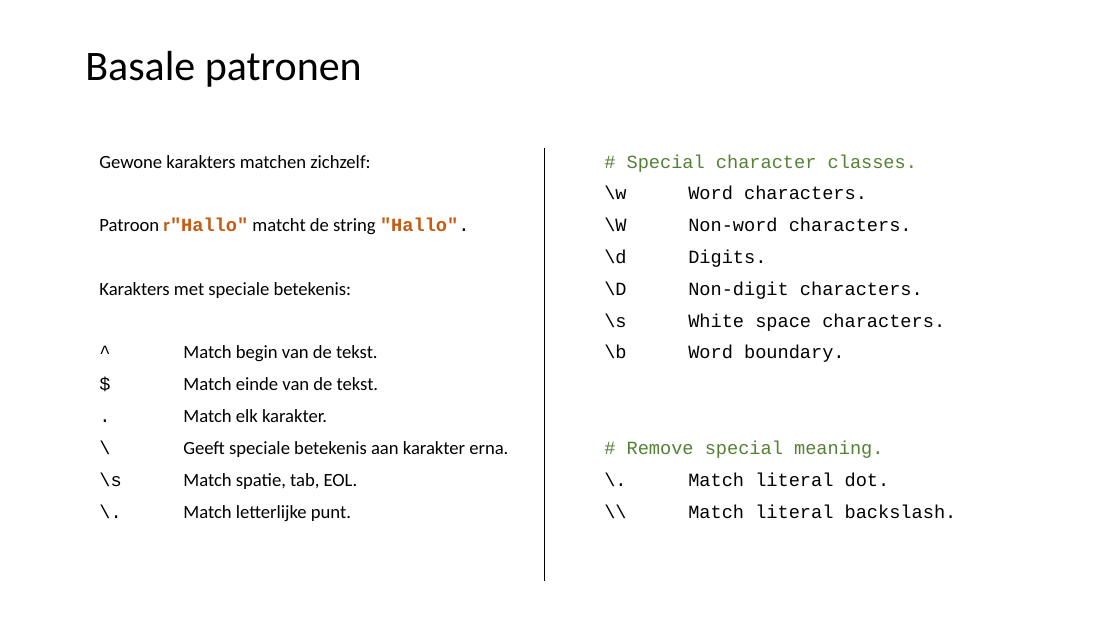
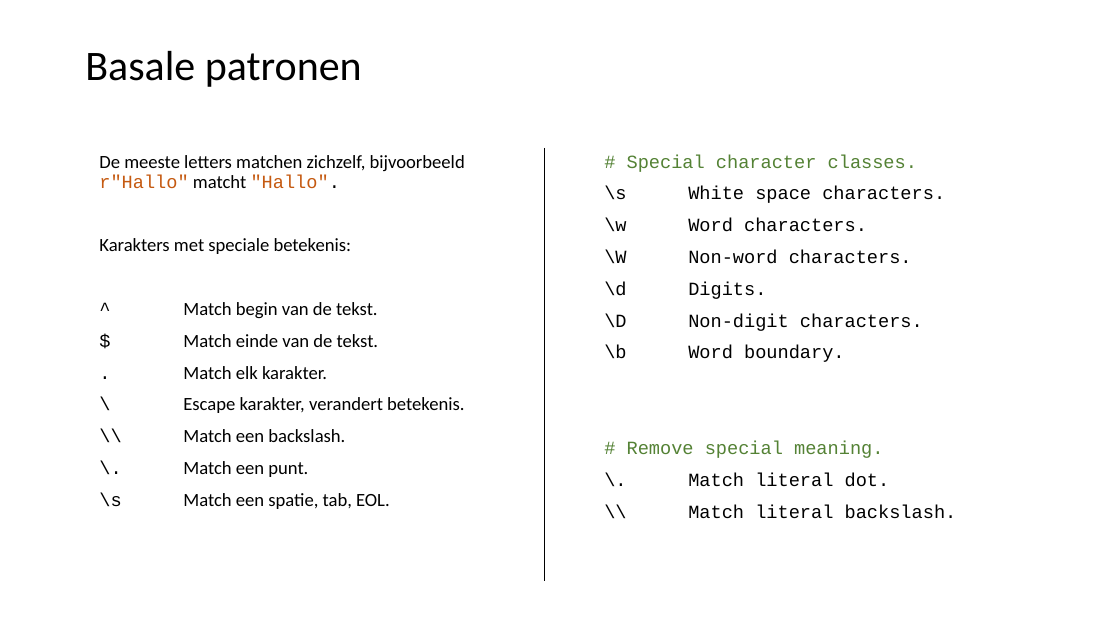
Before and after one commit to LFKoning/knowledge-sharing, a slide deck: slide 14 of python_course/5_nlp/python_cursus_5.pptx (slide 18 before the commit). Drawn at 1120x630 pixels with LibreOffice and Linux fonts; fonts in the diff are those of the drawing. Boxes give left, top, right and bottom in pixels: in the first picture for what was removed or moved away, otherwise in the second. Text is boxed around its words. In the diff, an @@ line names an element or a change of style, - is before the commit and + after.

```diff
--- a/python_course/5_nlp/python_cursus_5.pptx
+++ b/python_course/5_nlp/python_cursus_5.pptx
@@ text at bbox=[99, 155, 465, 188]: text changed @@
-Gewone karakters matchen zichzelf:
-Patroon r"Hallo" matcht de string "Hallo".
+De meeste letters matchen zichzelf, bijvoorbeeld r"Hallo" matcht "Hallo".
@@ text at bbox=[604, 186, 945, 203]: paragraph added @@
+\s White space characters.
@@ text at bbox=[604, 314, 945, 331]: paragraph removed @@
-\s White space characters.
@@ text at bbox=[99, 397, 464, 509]: text changed @@
-\ Geeft speciale betekenis aan karakter erna.
-\s Match spatie, tab, EOL.
-\. Match letterlijke punt.
+\ Escape karakter, verandert betekenis.
+\\ Match een backslash.
+\. Match een punt.
+\s Match een spatie, tab, EOL.
```
Also in this commit, not shown: 37 other slides changed, 12 slides added, 11 slides removed, 10 other files.
